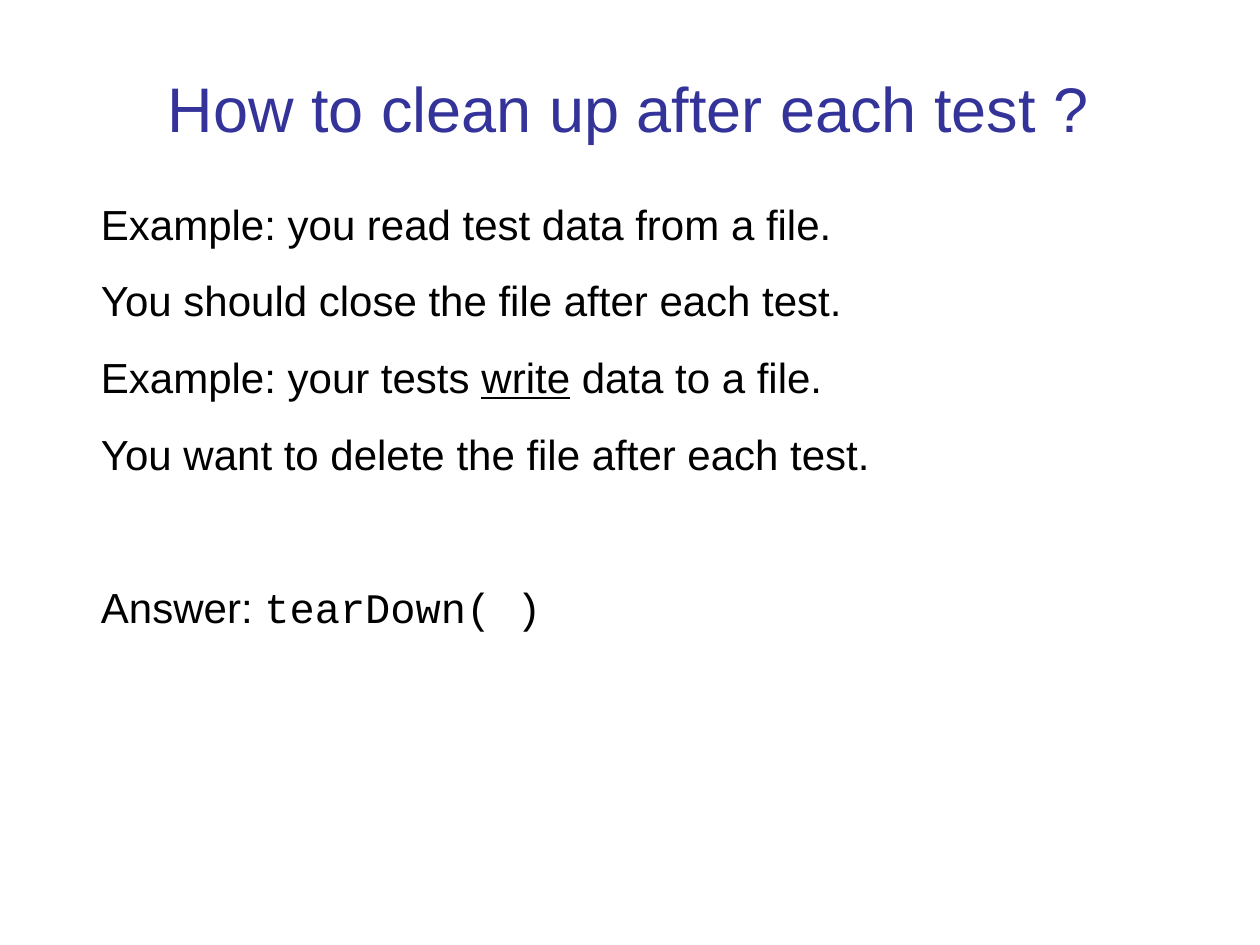
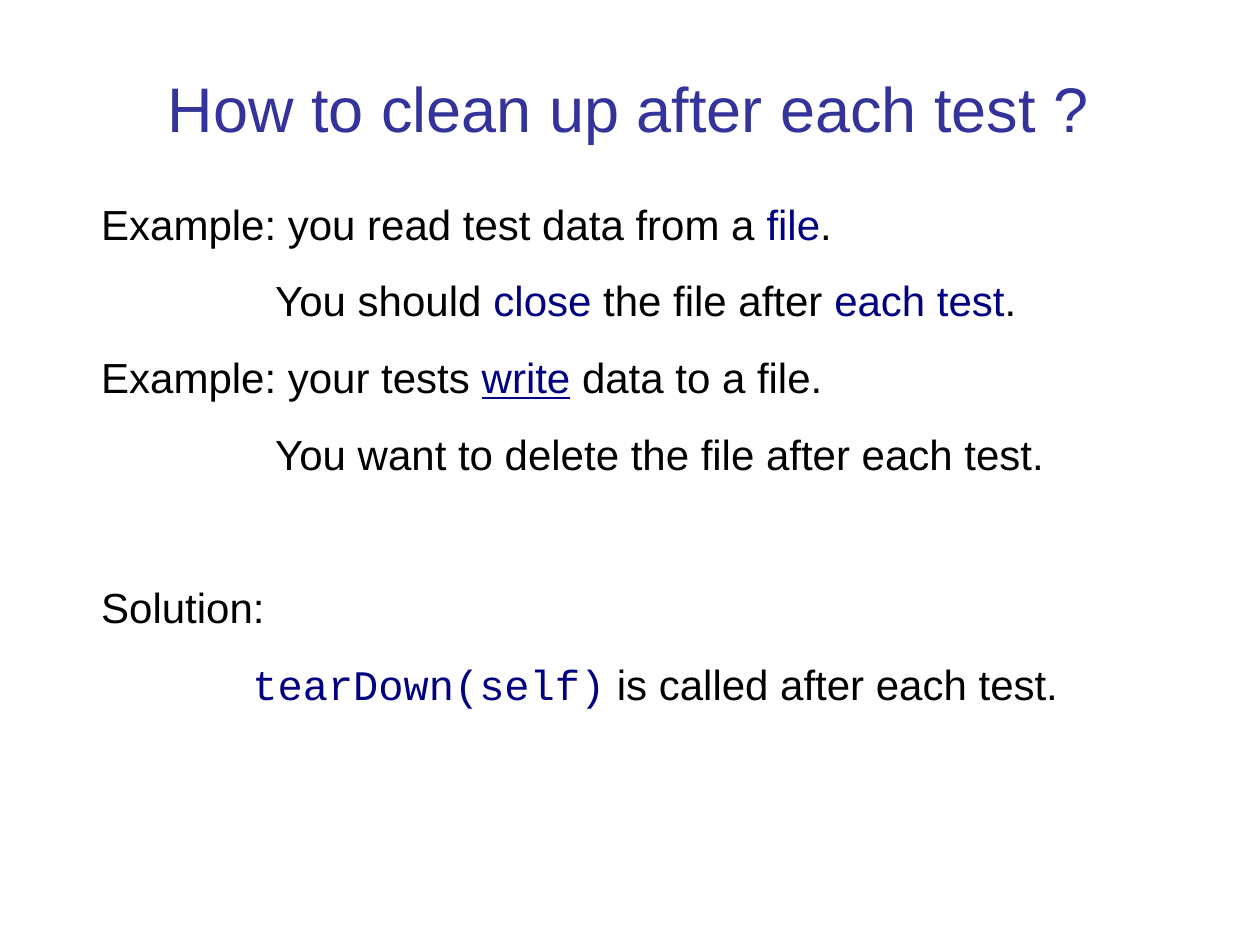
Before and after one commit to cpske/ISP, a slide deck: slide 33 of testing/PythonUnitTesting.ppt (slide 39 before the commit). Drawn at 1260x945 pixels with LibreOffice and Linux fonts; fonts in the diff are those of the drawing. Boxes give left, top, right and bottom in pixels: in the first picture for what was removed or moved away, otherwise in the second. Text is boxed around its words. In the diff, an @@ line names an element or a change of style, - is before the commit and + after.

Commit message:
update unit tests in Python, remove TDD slides

```diff
--- a/testing/PythonUnitTesting.ppt
+++ b/testing/PythonUnitTesting.ppt
@@ text at (101, 209, 1016, 402): text colour #000000 to #000080 in "file.", "close each test.", "write" @@
@@ text at (101, 592, 1058, 709): text changed; font Courier New to Arial @@
-Answer: tearDown( )
+Solution:
+tearDown(self) is called after each test.
```
Also in this commit, not shown: 7 other slides changed, 6 slides removed, 6 other files.
